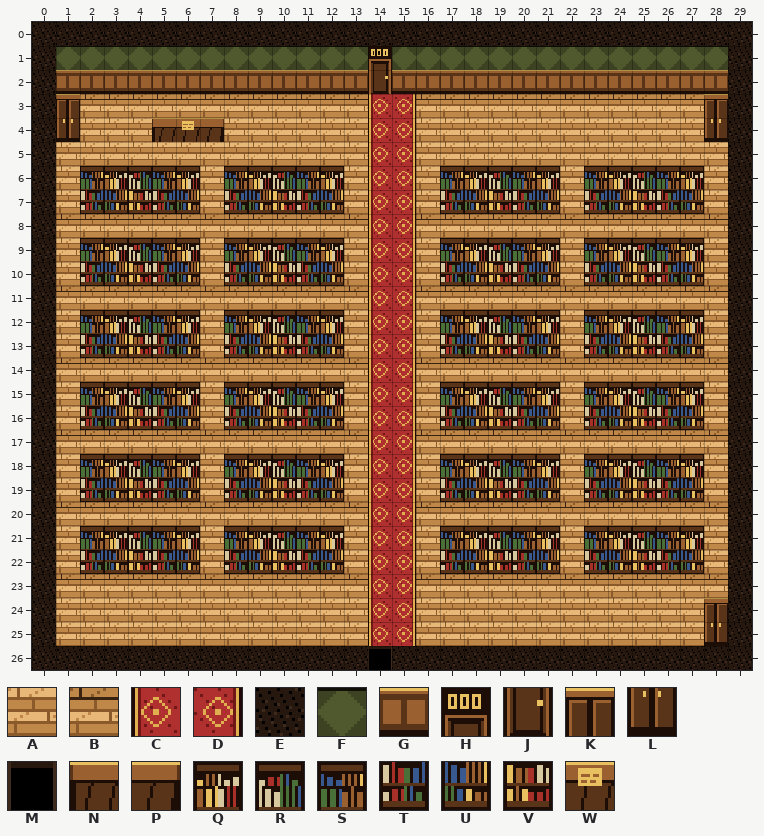
Two versions of a level (Tiled map, assets/rooms/library.tmx). Above, as it was before the edit.
Cells are 16x16 px. Shown: x 0..29, y 0..26.
Key: from "hotel": A 1 "floor", B 2 "floor_shadow", C 3 "carpet_l", D 5 "carpet_r", E 6 "wall_top", F 7 "wallpaper", G 8 "wainscot", H 9 "door_top", J 10 "door_bottom", K 11 "closet_top", L 12 "closet_bottom", M 24 "doorway_s", N 25 "desk_l", P 27 "desk_r", Q 31 "shelf_top_a", R 32 "shelf_top_b", S 33 "shelf_top_c", T 34 "shelf_bottom_a", U 35 "shelf_bottom_b", V 36 "shelf_bottom_c", W 37 "desk_paper".
_ is an empty cell.
Layer "tiles" before, first column x 0:
 0 EEEEEEEEEEEEEEEEEEEEEEEEEEEEEE
 1 EFFFFFFFFFFFFFHFFFFFFFFFFFFFFE
 2 EGGGGGGGGGGGGGJGGGGGGGGGGGGGGE
 3 EKBBBBBBBBBBBBCDBBBBBBBBBBBBKE
 4 ELAAANWPAAAAAACDAAAAAAAAAAAALE
 5 EAAAAAAAAAAAAACDAAAAAAAAAAAAAE
 6 EASQRSQASQRSQACDASQRSQASQRSQAE
 7 EATUVTUATUVTUACDATUVTUATUVTUAE
 8 EBBBBBBBBBBBBBCDBBBBBBBBBBBBBE
 9 EASQRSQASQRSQACDASQRSQASQRSQAE
10 EATUVTUATUVTUACDATUVTUATUVTUAE
11 EBBBBBBBBBBBBBCDBBBBBBBBBBBBBE
12 EASQRSQASQRSQACDASQRSQASQRSQAE
13 EATUVTUATUVTUACDATUVTUATUVTUAE
14 EBBBBBBBBBBBBBCDBBBBBBBBBBBBBE
15 EASQRSQASQRSQACDASQRSQASQRSQAE
16 EATUVTUATUVTUACDATUVTUATUVTUAE
17 EBBBBBBBBBBBBBCDBBBBBBBBBBBBBE
18 EASQRSQASQRSQACDASQRSQASQRSQAE
19 EATUVTUATUVTUACDATUVTUATUVTUAE
20 EBBBBBBBBBBBBBCDBBBBBBBBBBBBBE
21 EASQRSQASQRSQACDASQRSQASQRSQAE
22 EATUVTUATUVTUACDATUVTUATUVTUAE
23 EBBBBBBBBBBBBBCDBBBBBBBBBBBBBE
24 EAAAAAAAAAAAAACDAAAAAAAAAAAAKE
25 EAAAAAAAAAAAAACDAAAAAAAAAAAALE
26 EEEEEEEEEEEEEEMEEEEEEEEEEEEEEE
After the commit:
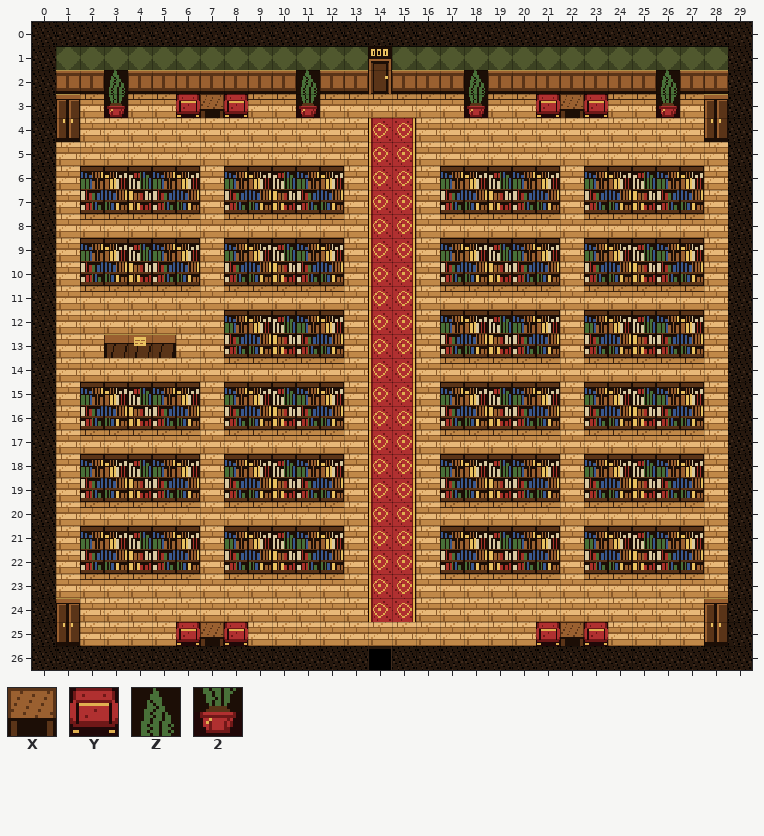
Further tiles: from "hotel": X 14 "table", Y 41 "chair", Z 42 "plant_top", 2 43 "plant_bottom".
Changes in this commit:
Layer "tiles":
y 2: x 3 G -> Z; x 11 G -> Z; x 18 G -> Z; x 26 G -> Z
y 3: x 3 B -> 2; x 6..8 BBB -> YXY; x 11 B -> 2; x 14..15 CD -> BB; x 18 B -> 2; x 21..23 BBB -> YXY; x 26 B -> 2
y 4: x 5..7 NWP -> AAA
y 8: x 1 B -> A; x 7 B -> A; x 13 B -> A; x 16 B -> A; x 22 B -> A; x 28 B -> A
y 11: x 1 B -> A; x 7 B -> A; x 13 B -> A; x 16 B -> A; x 22 B -> A; x 28 B -> A
y 12: x 2..6 SQRSQ -> AAAAA
y 13: x 2..6 TUVTU -> ANWPA
y 14: x 1..7 BBBBBBB -> AAAAAAA; x 13 B -> A; x 16 B -> A; x 22 B -> A; x 28 B -> A
y 17: x 1 B -> A; x 7 B -> A; x 13 B -> A; x 16 B -> A; x 22 B -> A; x 28 B -> A
y 20: x 1 B -> A; x 7 B -> A; x 13 B -> A; x 16 B -> A; x 22 B -> A; x 28 B -> A
y 23: x 1 B -> A; x 7 B -> A; x 13 B -> A; x 16 B -> A; x 22 B -> A; x 28 B -> A
y 24: x 1 A -> K
y 25: x 1 A -> L; x 6..8 AAA -> YXY; x 14..15 CD -> AA; x 21..23 AAA -> YXY
